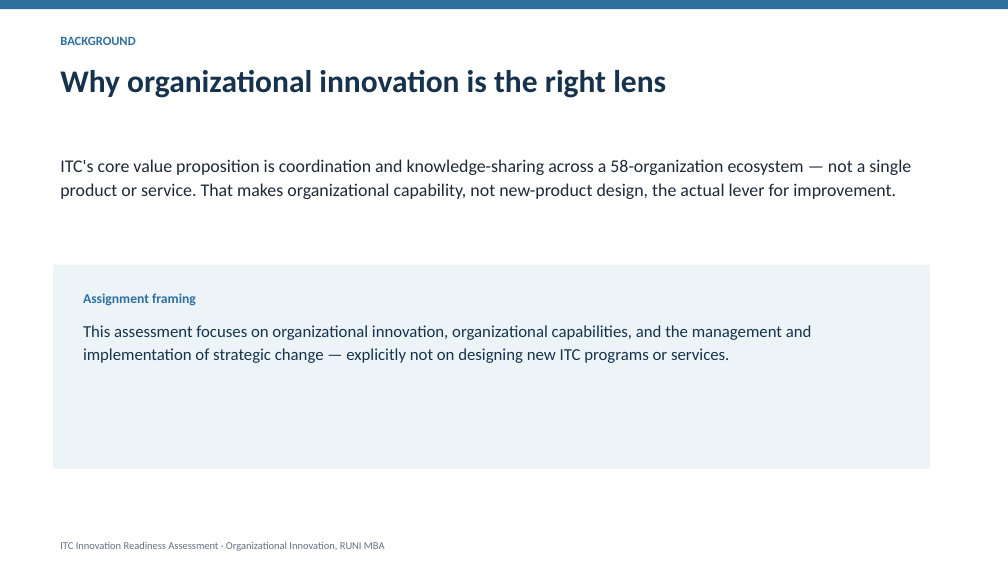
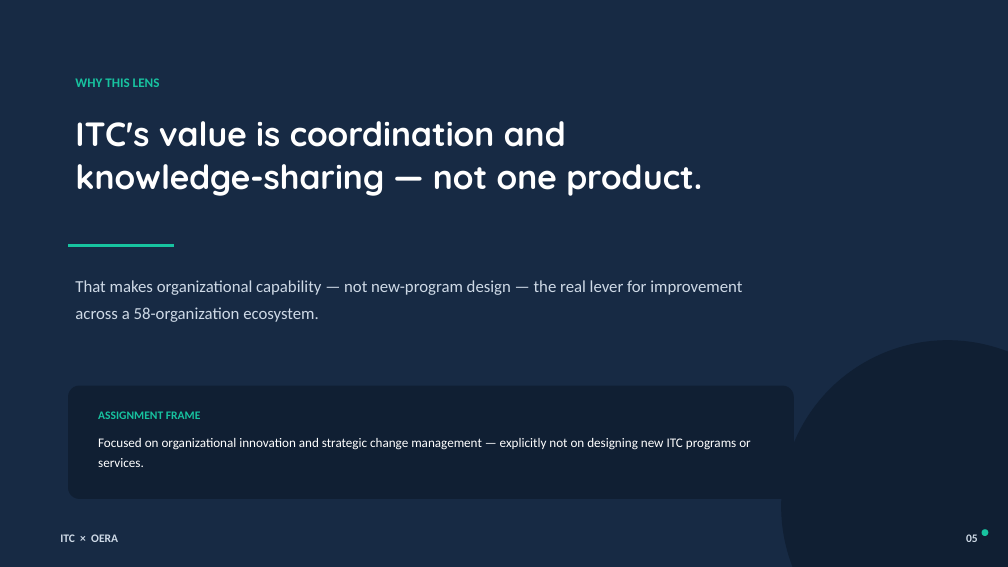
Before and after one commit to stglustein-maker/itc-innovation-assessment, a slide deck: slide 6 of ITC_Innovation_Readiness_Assessment.pptx (slide 5 before the commit). Drawn at 1008x567 pixels with LibreOffice and Linux fonts; fonts in the diff are those of the drawing. Boxes give left, top, right and bottom in pixels: in the first picture for what was removed or moved away, otherwise in the second. Text is boxed around its words. In the diff, an @@ line names an element or a change of style, - is before the commit and + after.

```diff
--- a/ITC_Innovation_Readiness_Assessment.pptx
+++ b/ITC_Innovation_Readiness_Assessment.pptx
@@ background #FFFFFF to #172A44 @@
@@ rectangle removed at (0,0,1008,9) @@
@@ text removed at (60,36,135,45) @@
-BACKGROUND
@@ text removed at (60,70,666,98) @@
-Why organizational innovation is the right lens
@@ text added at (75,78,160,87), 12.5 pt, text #17C3A0, bold @@
+WHY THIS LENS
@@ text at (75,121,702,196): text changed; size 17 to 32 pt; font Calibri to Quicksand; text colour #1F2937 to #FFFFFF; bold on @@
-ITC's core value proposition is coordination and knowledge-sharing across a 58-organization ecosystem — not a single product or service. That makes organizational capability, not new-product design, the actual lever for improvement.
+ITC's value is coordination and
+knowledge-sharing — not one product.
@@ rectangle removed at (53,265,930,469) @@
@@ line added from (68, 246) to (174, 246), #17C3A0 2.5 pt @@
@@ text added at (75,280,742,322), 16 pt, text #CED9E6 @@
+That makes organizational capability — not new-program design — the real lever for improvement across a 58-organization ecosystem.
@@ text removed at (83,293,196,306) @@
-Assignment framing
@@ ellipse added at (781,340,1008,567), fill #101F33 @@
@@ rounded rectangle added at (68,386,794,499), fill #101F33 @@
@@ text added at (98,411,201,419), 11 pt, text #17C3A0, bold @@
+ASSIGNMENT FRAME
@@ text at (98,438,750,467): text changed; size 16 to 12.5 pt; text colour #17324D to #FFFFFF @@
-This assessment focuses on organizational innovation, organizational capabilities, and the management and implementation of strategic change — explicitly not on designing new ITC programs or services.
+Focused on organizational innovation and strategic change management — explicitly not on designing new ITC programs or services.
@@ text added at (60,534,118,542), 11 pt, text #CED9E6, bold @@
+ITC × OERA
@@ text added at (966,534,978,542), 11 pt, text #CED9E6, bold @@
+05
@@ ellipse added at (982,529,988,536), fill #17C3A0 @@
@@ text removed at (60,542,385,551) @@
-ITC Innovation Readiness Assessment · Organizational Innovation, RUNI MBA
```
Also in this commit, not shown: 12 other slides changed, 5 slides added, 2 slides removed.
